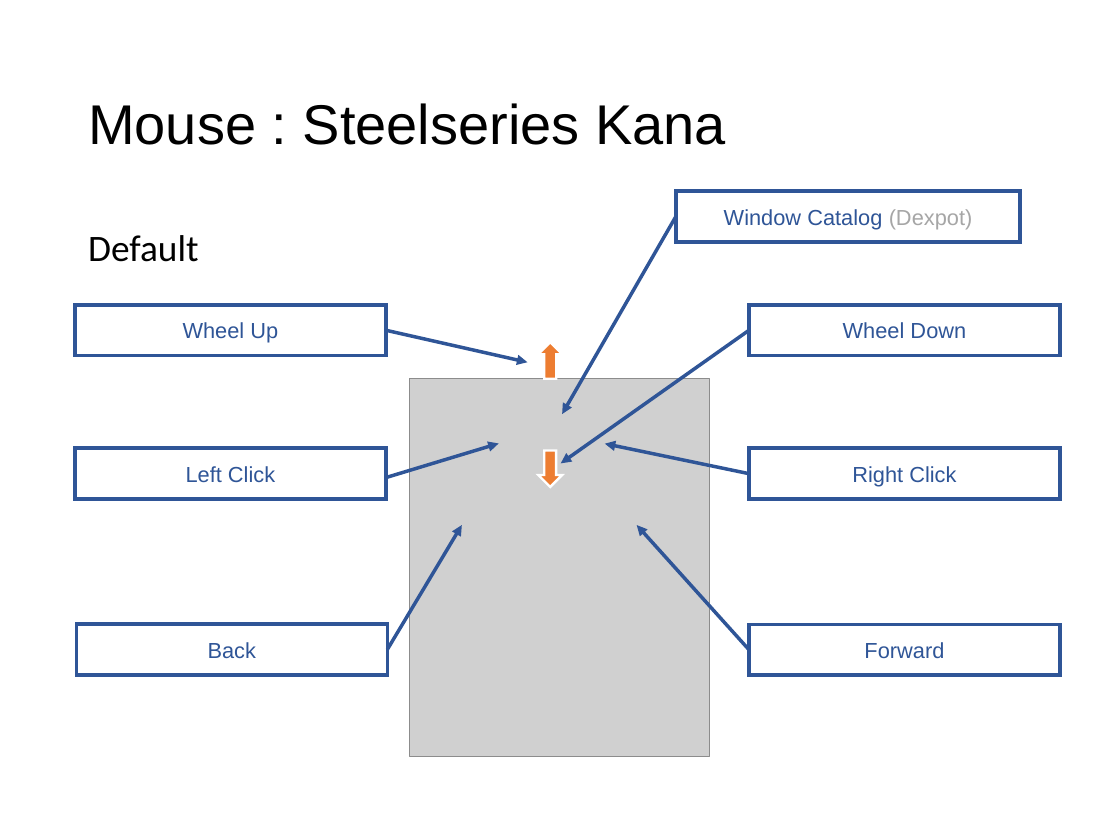
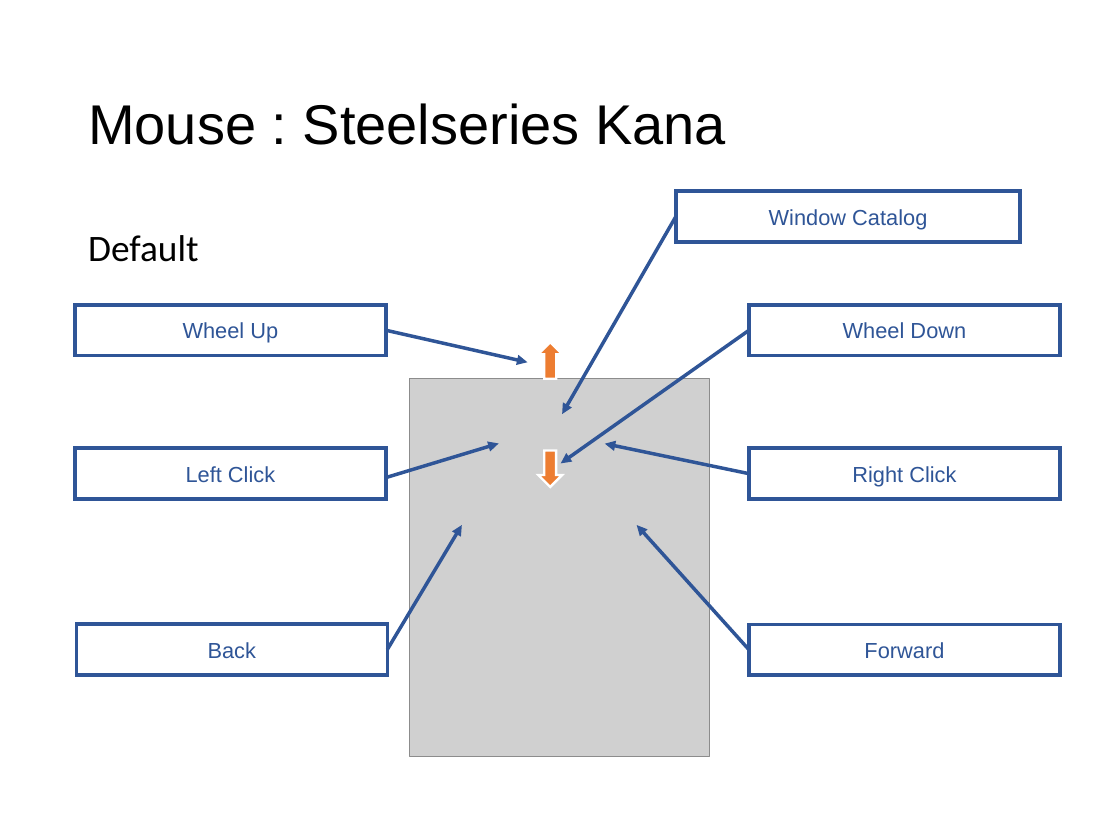
Before and after one commit to ittooo66/myAHK, a slide deck: slide 12 of MANUAL.pptx. Drawn at 1120x840 pixels with LibreOffice and Linux fonts; fonts in the diff are those of the drawing; grey boxes stand for pictures. Boxes give left, top, right and bottom in pixels: in the first picture for what was removed or moved away, otherwise in the second. Text is boxed around its words. In the diff, an @@ line names an element or a change of style, - is before the commit and + after.

```diff
--- a/MANUAL.pptx
+++ b/MANUAL.pptx
@@ text in rectangle at bbox=[769, 209, 927, 229]: text changed @@
-Window Catalog (Dexpot)
+Window Catalog
```
Also in this commit, not shown: 2 other slides changed, 2 other files.
